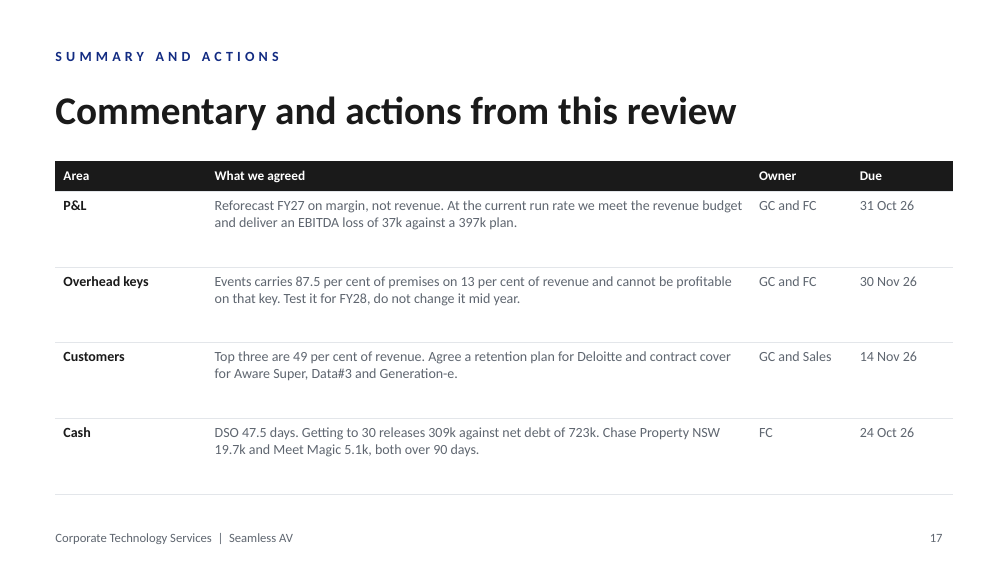
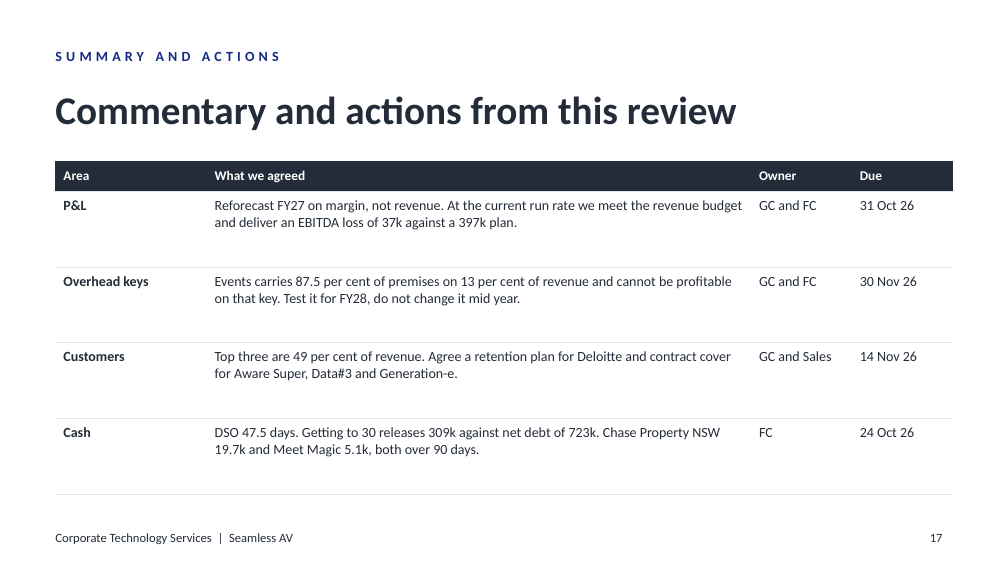
Before and after one commit to WesleyNelson-O33/Claude, a slide deck: slide 17 of deck/CTS Monthly Business Review - September 2026.pptx. Drawn at 1008x567 pixels with LibreOffice and Linux fonts; fonts in the diff are those of the drawing; background and template pictures are left out. Boxes give left, top, right and bottom in pixels: in the first picture for what was removed or moved away, otherwise in the second. Text is boxed around its words. In the diff, an @@ line names an element or a change of style, - is before the commit and + after.

```diff
--- a/deck/CTS Monthly Business Review - September 2026.pptx
+++ b/deck/CTS Monthly Business Review - September 2026.pptx
@@ title "Commentary and actions from this ..." at bbox=[55, 96, 737, 130]: text colour #1A1A1A to #242C39 @@
@@ table at bbox=[55, 161, 953, 494] @@
@@ fill #1A1A1A to #242C39 in row 1 @@
@@ text colour #1A1A1A to #242C39 in "P&L", "Overhead keys", "Customers", "Cash" @@
@@ text colour #5F6670 to #242C39 @@
@@ text "Corporate Technology Services | Seamless ..." at bbox=[55, 533, 293, 544]: text colour #5F6670 to #242C39 @@
@@ page number at bbox=[930, 534, 943, 542]: text colour #5F6670 to #242C39 @@
```
Also in this commit, not shown: 17 other slides changed, 1 other file.
